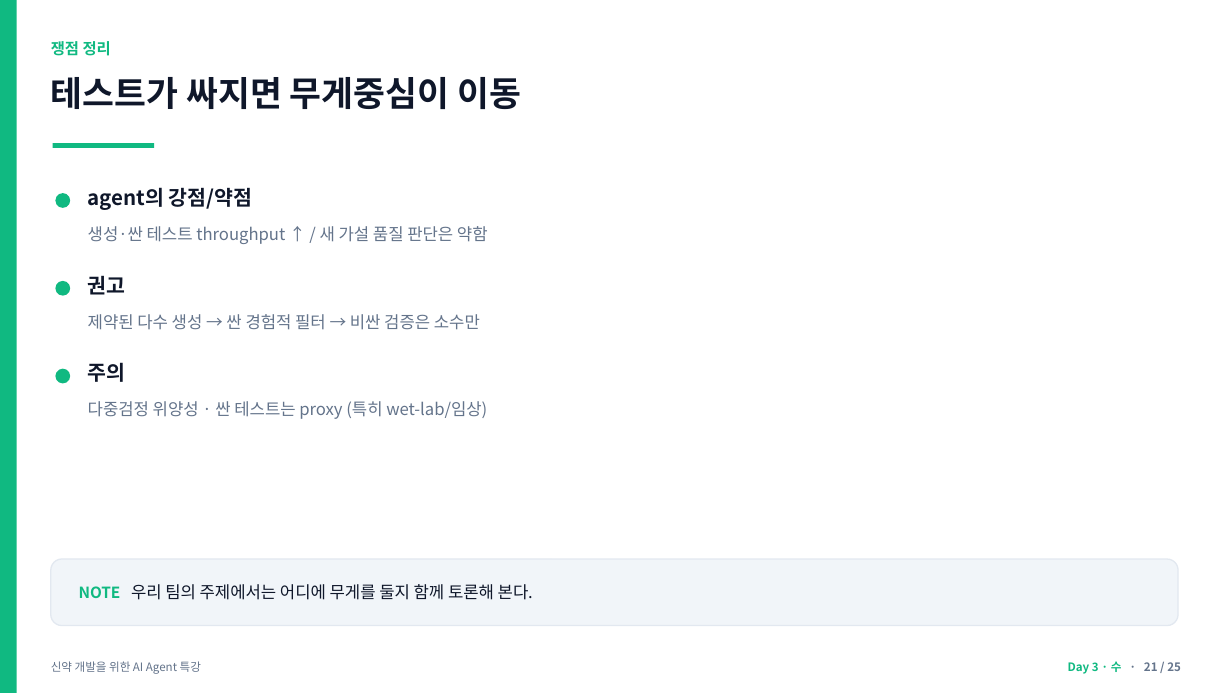
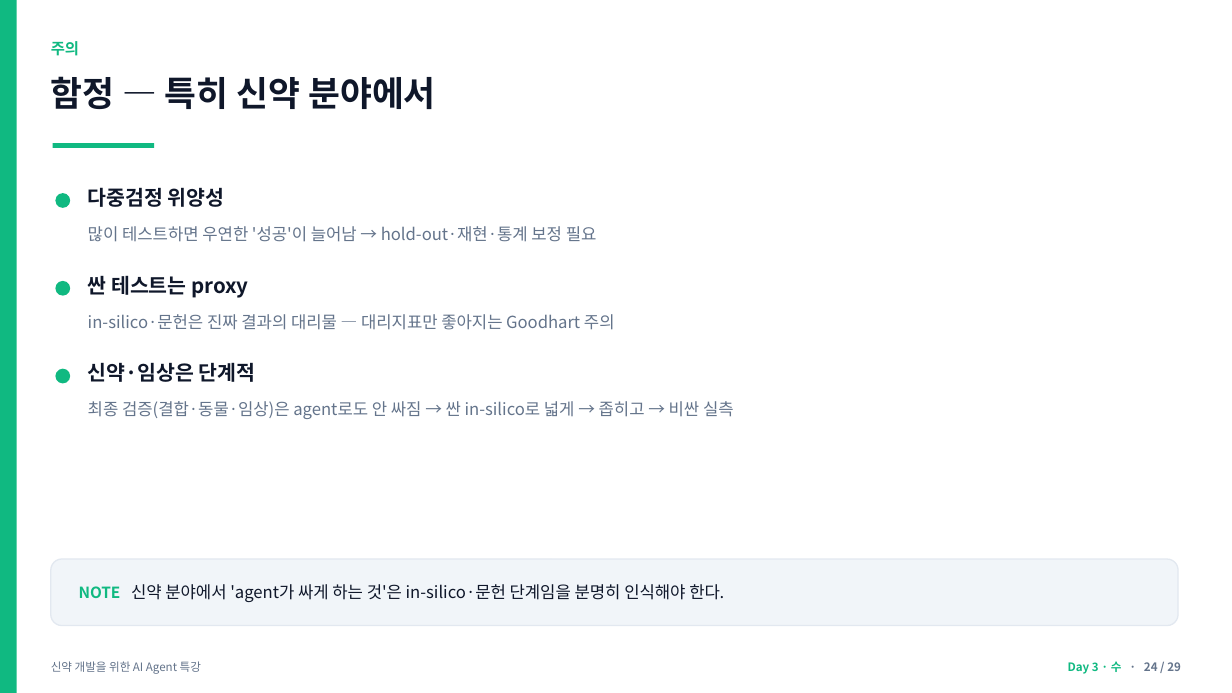
Before and after one commit to jyshin-22/wku-ai-agent-program, a slide deck: slide 24 of slides/day3.pptx (slide 21 before the commit). Drawn at 1232x693 pixels with LibreOffice and Linux fonts; fonts in the diff are those of the drawing. Boxes give left, top, right and bottom in pixels: in the first picture for what was removed or moved away, otherwise in the second. Text is boxed around its words. In the diff, an @@ line names an element or a change of style, - is before the commit and + after.

```diff
--- a/slides/day3.pptx
+++ b/slides/day3.pptx
@@ text at box(51, 41, 79, 56): text changed @@
-쟁점 정리
+주의
@@ text at box(51, 76, 436, 109): text changed @@
-테스트가 싸지면 무게중심이 이동
+함정 — 특히 신약 분야에서
@@ text at box(88, 187, 225, 207): text changed @@
-agent의 강점/약점
+다중검정 위양성
@@ text at box(88, 226, 597, 242): text changed @@
-생성·싼 테스트 throughput ↑ / 새 가설 품질 판단은 약함
+많이 테스트하면 우연한 '성공'이 늘어남 → hold-out·재현·통계 보정 필요
@@ text at box(88, 275, 248, 298): text changed @@
-권고
+싼 테스트는 proxy
@@ text at box(88, 314, 615, 330): text changed @@
-제약된 다수 생성 → 싼 경험적 필터 → 비싼 검증은 소수만
+in-silico·문헌은 진짜 결과의 대리물 — 대리지표만 좋아지는 Goodhart 주의
@@ text at box(88, 362, 256, 382): text changed @@
-주의
+신약·임상은 단계적
@@ text at box(88, 401, 734, 419): text changed @@
-다중검정 위양성 · 싼 테스트는 proxy (특히 wet-lab/임상)
+최종 검증(결합·동물·임상)은 agent로도 안 싸짐 → 싼 in-silico로 넓게 → 좁히고 → 비싼 실측
@@ text at box(79, 584, 724, 602): text changed @@
-NOTE 우리 팀의 주제에서는 어디에 무게를 둘지 함께 토론해 본다.
+NOTE 신약 분야에서 'agent가 싸게 하는 것'은 in-silico·문헌 단계임을 분명히 인식해야 한다.
@@ text at box(1068, 661, 1181, 674): text changed @@
-Day 3 · 수 · 21 / 25
+Day 3 · 수 · 24 / 29
```
Also in this commit, not shown: 24 other slides changed, 4 slides added, 6 other files.
